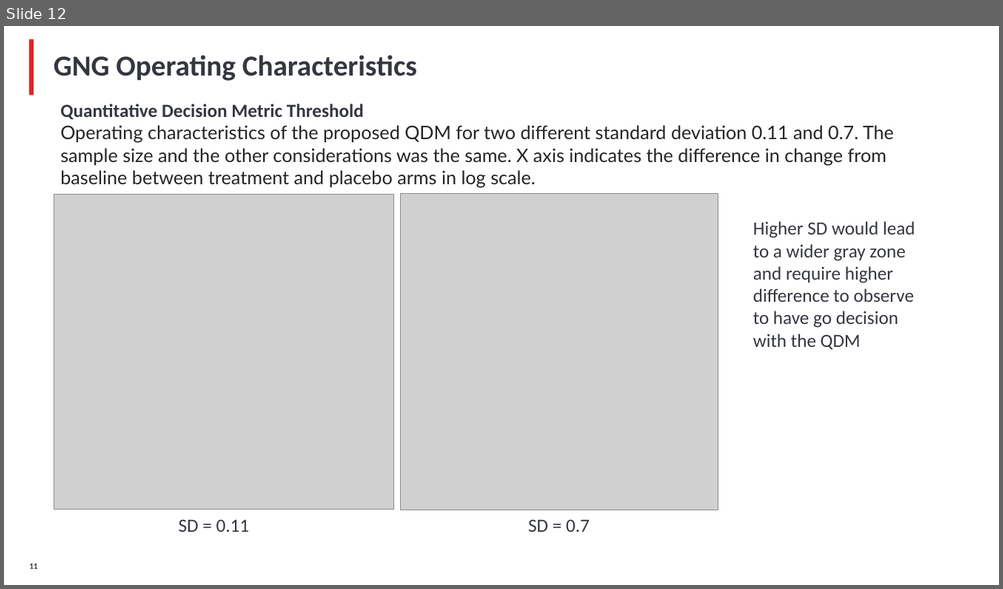
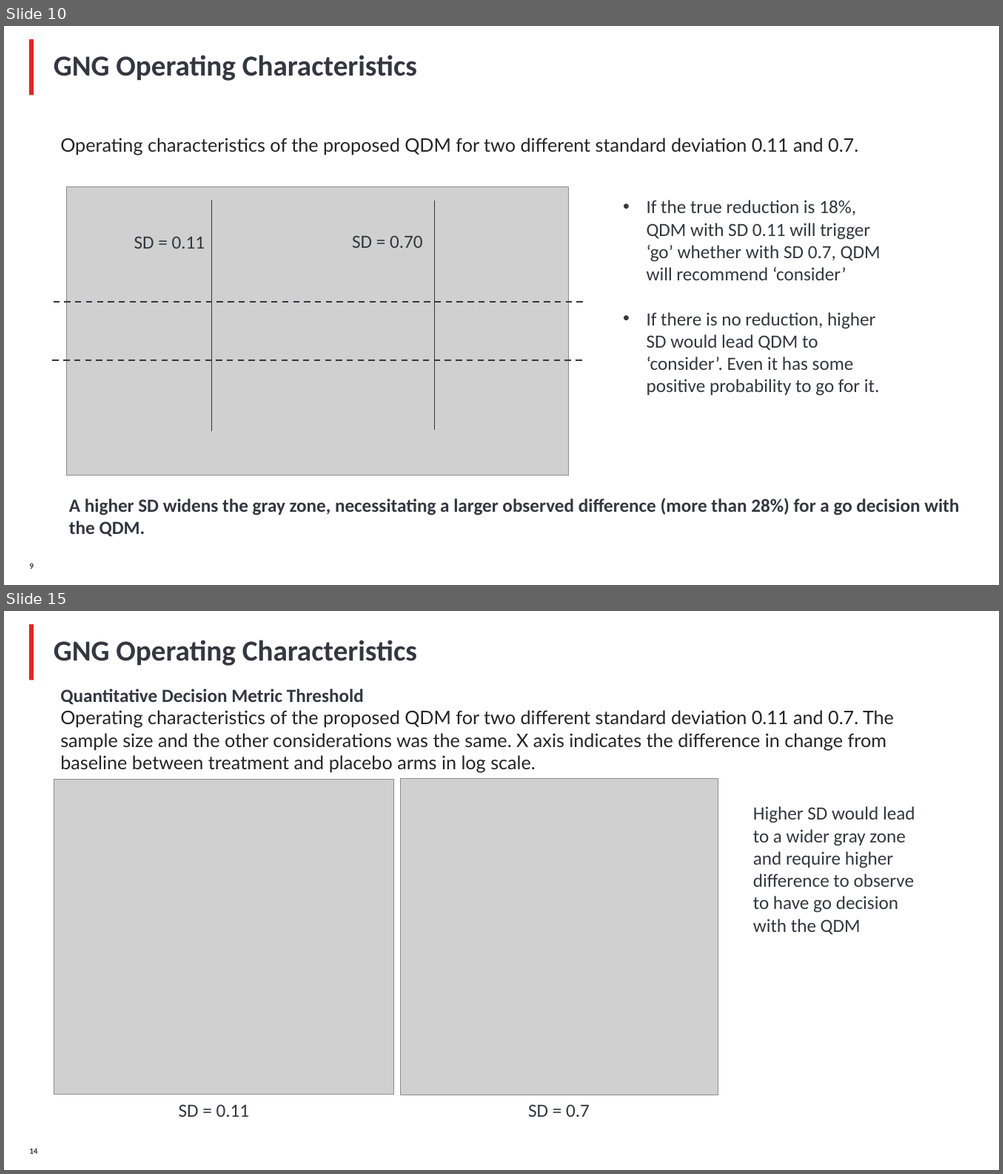
Before and after one commit to YushufSharker/ALS, a slide deck: OutputDocuments/ALS_Slide_deck_STAT.pptx. Shown one above the other, each under a label of ours: slide 12 before the commit, slides 10 and 15 after it; the slides between them are not shown. The pictures are 1003x589 and 1003x1174 pixels, drawn with LibreOffice and Linux fonts; fonts in the diff are those of the drawing; grey boxes stand for pictures; background and template pictures are left out. Boxes give left, top, right and bottom in pixels: in the first picture for what was removed or moved away, otherwise in the second. Text is boxed around its words. In the diff, an @@ line names an element or a change of style, - is before the commit and + after.

```diff
--- a/OutputDocuments/ALS_Slide_deck_STAT.pptx
+++ b/OutputDocuments/ALS_Slide_deck_STAT.pptx
@@ slide 10 added at (4, 26, 999, 585), background #FFFFFF; not listed: 1 template element that a slide beside it also shows @@
@@ title added at (54, 55, 417, 81), 28 pt, text #34373F, bold @@
+GNG Operating Characteristics
@@ text added at (60, 138, 858, 155), 18 pt, text #242424 @@
+Operating characteristics of the proposed QDM for two different standard deviation 0.11 and 0.7.
@@ picture added at (67, 187, 569, 476) @@
@@ line added from (211, 200) to (211, 431), #33363E 0.75 pt @@
@@ line added from (435, 201) to (435, 429), #33363E 0.75 pt @@
@@ text added at (646, 200, 880, 396), 18 pt, text #34373F @@
+• If the true reduction is 18%, QDM with SD 0.11 will trigger ‘go’ whether with SD 0.7, QDM will recommend ‘consider’
+• If there is no reduction, higher SD would lead QDM to ‘consider’. Even it has some positive probability to go for it.
@@ text added at (134, 236, 205, 249), 18 pt, text #34373F @@
+SD = 0.11
@@ text added at (352, 235, 423, 248), 18 pt, text #34373F @@
+SD = 0.70
@@ line added from (54, 302) to (583, 302), #34373F 1.5 pt dashed @@
@@ line added from (53, 360) to (582, 360), #34373F 1.5 pt dashed @@
@@ text added at (69, 498, 959, 537), 18 pt, text #34373F, bold @@
+A higher SD widens the gray zone, necessitating a larger observed difference (more than 28%) for a go decision with the QDM.
@@ page number added at (29, 563, 34, 569), 8 pt, text #34373F, bold @@
+9
@@ what was slide 12 is now slide 15 @@
@@ page number at (29, 1148, 37, 1154): text changed @@
-11
+14
```
Also in this commit, not shown: 12 slides changed, 2 other slides added, 1 other file.
